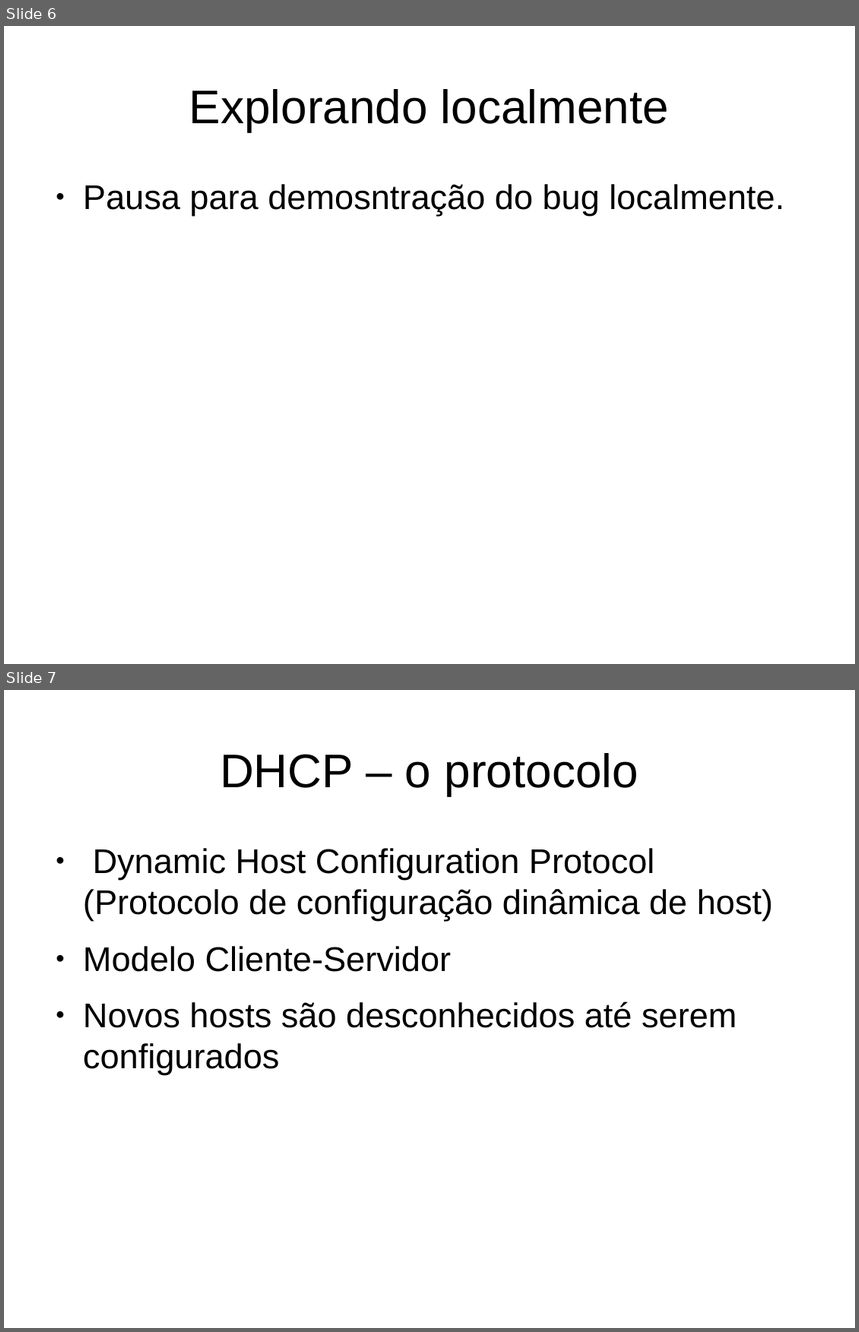
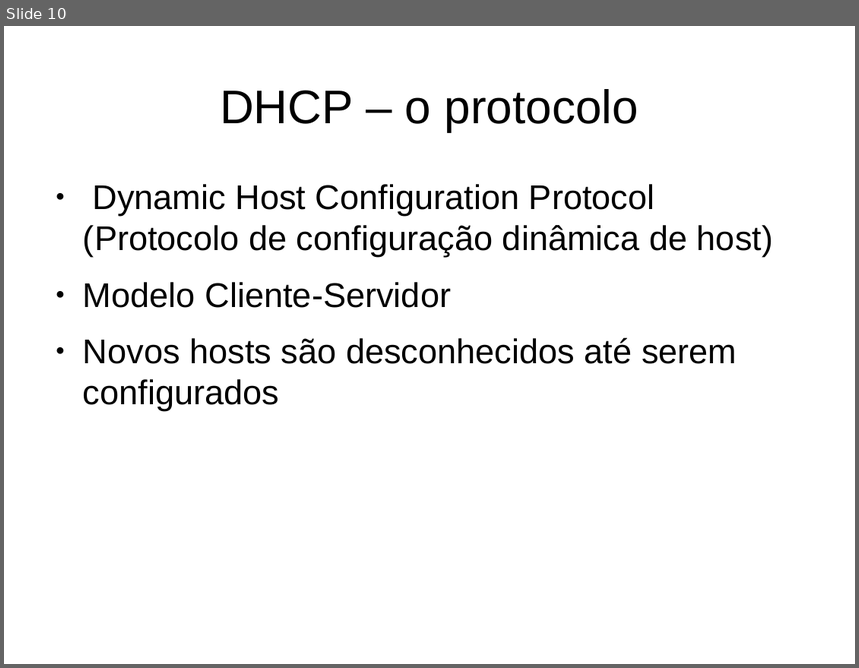
Before and after one commit to Evnsan/MAC0448, a slide deck: ep4/apresentacao.odp. Shown one above the other, each under a label of ours: slides 6 and 7 before the commit, slide 10 after it. The pictures are 859x1332 and 859x668 pixels, drawn with LibreOffice and Linux fonts; fonts in the diff are those of the drawing. Boxes give left, top, right and bottom in pixels: in the first picture for what was removed or moved away, otherwise in the second. Text is boxed around its words. In the diff, an @@ line names an element or a change of style, - is before the commit and + after.

```diff
--- a/ep4/apresentacao.odp
+++ b/ep4/apresentacao.odp
@@ slide 6 removed at (4,26,855,664), background #FFFFFF @@
@@ title removed at (189,89,669,132) @@
-Explorando localmente
@@ text removed at (83,184,785,216) @@
-● Pausa para demosntração do bug localmente.
@@ what was slide 7 is now slide 10 @@
```
Also in this commit, not shown: 1 slide changed, 8 slides added, 4 other slides removed.
